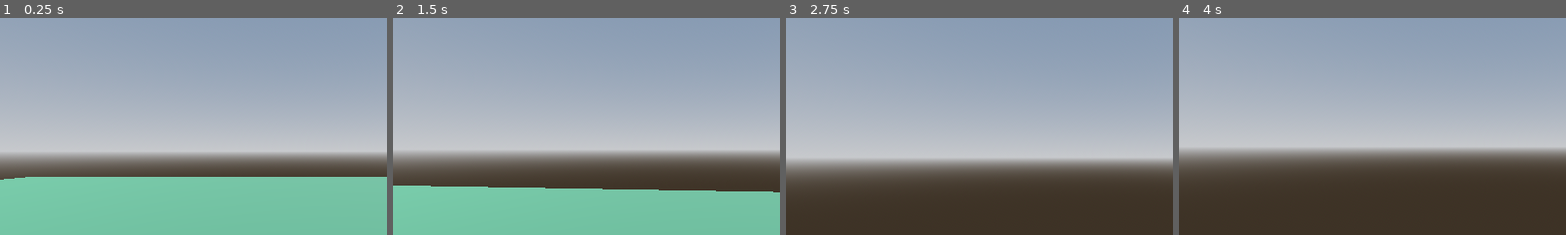
Above: before the commit, frames 1-4 (left to right).
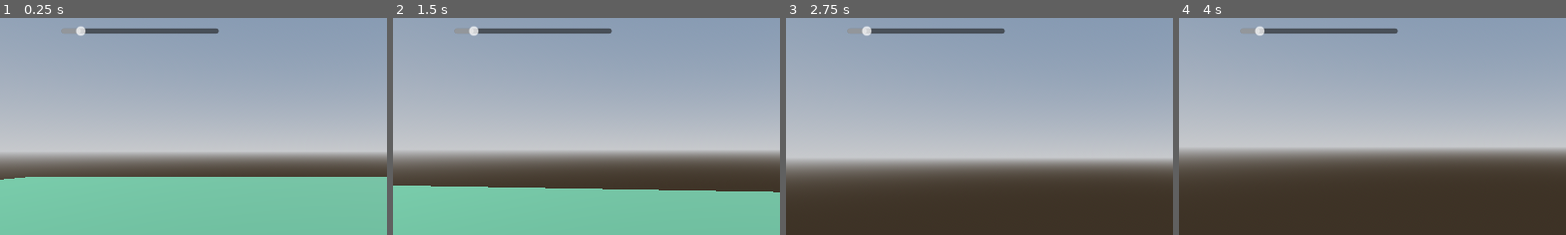
Above: after the commit, the same moments.

Repository: christian-suar/eyes-unseen
Game: Godot game, scene res://scenes/game.tscn
The game is run twice, just before and just after one commit, with the same random seed, the same clock (stepped at 60 frames per second) and the same inputs. Before the commit the project starts from res://scenes/house.tscn.
Inputs (mouse positions are % of the whole screen's width and height, from its top left):
- Up to frame 1 (0.25 s): no input
- Up to frame 2 (1.5 s): tap Enter at 0.5 s; move the mouse to (55, 50) at 0.52 s; hold W (move_forward) from 0.53 s (still down); click (55, 50) at 0.6 s; tap Space (jump) at 0.77 s; move the mouse to (45, 50) at 1.27 s; tap Shift (sprint) at 1.35 s
- Up to frame 3 (2.75 s): keep holding W (move_forward); tap Space (jump) at 1.52 s; move the mouse to (52, 48) at 2.02 s; click (52, 48) at 2.1 s
- Up to frame 4 (4 s): keep holding W (move_forward); move the mouse to (49, 52) at 2.77 s; tap Shift (sprint) at 2.85 s; tap Space (jump) at 3.02, 3.5, 3.77 s; move the mouse to (57, 51) at 3.52 s; click (57, 51) at 3.6 s
The pictures show only the part of the screen within x 9-59%, y 19-69%; the shares and areas given below are measured in that part.

The runs differ from the first frame. In frame 1, 0.9% of the frame differs, in the area x 15-57%, y 3-9%; in frame 2, 0.9%; in frame 3, 0.9%; in frame 4, 0.9%.

Commit message:
pause menu start
adding pause menu to help debug things or something along those lines

Diff:
--- a/material/shape_blur.tscn
+++ /dev/null
@@ -1,18 +0,0 @@
-[gd_scene load_steps=4 format=3 uid="uid://c5p5b7uarlnhe"]
-
-[ext_resource type="Shader" path="res://transparency.gdshader" id="1_qg3xi"]
-
-[sub_resource type="ShaderMaterial" id="ShaderMaterial_1kiyg"]
-render_priority = 0
-shader = ExtResource("1_qg3xi")
-
-[sub_resource type="SphereMesh" id="SphereMesh_0rit6"]
-material = SubResource("ShaderMaterial_1kiyg")
-
-[node name="material" type="Node3D"]
-
-[node name="MeshInstance3D" type="MeshInstance3D" parent="."]
-transparency = 1.0
-cast_shadow = 0
-gi_mode = 0
-mesh = SubResource("SphereMesh_0rit6")
--- a/project.godot
+++ b/project.godot
@@ -11,7 +11,7 @@
 [application]
 
 config/name="eyes-unseen"
-run/main_scene="res://scenes/house.tscn"
+run/main_scene="res://scenes/game.tscn"
 config/features=PackedStringArray("4.2", "GL Compatibility")
 config/icon="res://icon.svg"
 
@@ -52,6 +52,10 @@
 "events": [Object(InputEventMouseButton,"resource_local_to_scene":false,"resource_name":"","device":-1,"window_id":0,"a …(257 unchanged characters)…
 ]
 }
+pause={
+"deadzone": 0.5,
+"events": []
+}
 
 [rendering]
 
--- /dev/null
+++ b/scenes/ResumeButton.gd
@@ -0,0 +1,11 @@
+extends Button
+
+
+# Called when the node enters the scene tree for the first time.
+func _ready():
+	pass # Replace with function body.
+
+
+# Called every frame. 'delta' is the elapsed time since the previous frame.
+func _process(delta):
+	pass
--- /dev/null
+++ b/scenes/game.gd
@@ -0,0 +1,33 @@
+extends Node3D
+
+
+# Called when the node enters the scene tree for the first time.
+func _ready():
+	pass # Replace with function body.
+
+func _input(event):
+	if event.is_action_pressed("ui_cancel"):
+
+		# Toggle pause mode when the user presses the pause key (e.g., Esc)
+		_toggle_pause_menu(show)
+		get_tree().paused = !get_tree().paused
+
+
+
+func _toggle_pause_menu(show):
+
+	Input.set_mouse_mode(Input.MOUSE_MODE_VISIBLE)
+
+	if show:
+		var pause_menu = preload("res://scenes/pause_menu.tscn").instantiate()
+		add_child(pause_menu)
+
+	else:
+		# Remove the pause menu (if it exists)
+		var existing_pause_menu = get_node("PauseMenu")
+		if existing_pause_menu:
+			existing_pause_menu.queue_free()
+
+# Called every frame. 'delta' is the elapsed time since the previous frame.
+func _process(delta):
+	pass
--- /dev/null
+++ b/scenes/game.tscn
@@ -0,0 +1,28 @@
+[gd_scene load_steps=4 format=3 uid="uid://bbigl8dbutoa2"]
+
+[ext_resource type="Script" path="res://scenes/game.gd" id="1_5fhw6"]
+[ext_resource type="PackedScene" uid="uid://doxlf84fpy8ko" path="res://scenes/temp_player.tscn" id="2_fd825"]
+
+[sub_resource type="StandardMaterial3D" id="StandardMaterial3D_eohih"]
+albedo_color = Color(0.211765, 0.360784, 0.27451, 1)
+emission = Color(0.937255, 0.937255, 0.937255, 1)
+emission_energy_multiplier = 3.7
+
+[node name="Game" type="Node3D"]
+script = ExtResource("1_5fhw6")
+
+[node name="DirectionalLight3D" type="DirectionalLight3D" parent="."]
+transform = Transform3D(-0.866025, -0.433013, 0.25, 0, 0.5, 0.866025, -0.5, 0.75, -0.433013, 0, 0, 0)
+shadow_enabled = true
+
+[node name="CSGBox3DFloor" type="CSGBox3D" parent="."]
+transform = Transform3D(1, 0, 0, 0, 1, 0, 0, 0, 1, 0, -0.463539, 0)
+material_override = SubResource("StandardMaterial3D_eohih")
+use_collision = true
+size = Vector3(32, 1, 32)
+
+[node name="TempPlayer" parent="." instance=ExtResource("2_fd825")]
+transform = Transform3D(1, 0, 0, 0, 1, 0, 0, 0, 1, 0, 1, 0)
+
+[node name="CSGBox3D" type="CSGBox3D" parent="."]
+transform = Transform3D(1, 0, 0, 0, 1, 0, 0, 0, 1, 4.33119, 2.77692, -1.55242)
--- a/scenes/house.tscn
+++ /dev/null
@@ -1,48 +0,0 @@
-[gd_scene load_steps=7 format=3 uid="uid://bbigl8dbutoa2"]
-
-[ext_resource type="PackedScene" uid="uid://doxlf84fpy8ko" path="res://scenes/temp_player.tscn" id="1_faaw3"]
-
-[sub_resource type="ProceduralSkyMaterial" id="ProceduralSkyMaterial_pehuq"]
-sky_horizon_color = Color(0.64625, 0.65575, 0.67075, 1)
-ground_horizon_color = Color(0.64625, 0.65575, 0.67075, 1)
-
-[sub_resource type="Sky" id="Sky_f5156"]
-sky_material = SubResource("ProceduralSkyMaterial_pehuq")
-
-[sub_resource type="Environment" id="Environment_dpu7k"]
-background_mode = 2
-sky = SubResource("Sky_f5156")
-tonemap_mode = 2
-
-[sub_resource type="CameraAttributesPractical" id="CameraAttributesPractical_wxuh5"]
-dof_blur_far_enabled = true
-dof_blur_far_distance = 2.3
-dof_blur_near_distance = 4.18
-dof_blur_amount = 0.15
-
-[sub_resource type="StandardMaterial3D" id="StandardMaterial3D_eohih"]
-albedo_color = Color(0.211765, 0.360784, 0.27451, 1)
-emission = Color(0.937255, 0.937255, 0.937255, 1)
-emission_energy_multiplier = 3.7
-
-[node name="TestingArea" type="Node3D"]
-
-[node name="DirectionalLight3D" type="DirectionalLight3D" parent="."]
-transform = Transform3D(-0.866025, -0.433013, 0.25, 0, 0.5, 0.866025, -0.5, 0.75, -0.433013, 0, 0, 0)
-shadow_enabled = true
-
-[node name="WorldEnvironment" type="WorldEnvironment" parent="."]
-environment = SubResource("Environment_dpu7k")
-camera_attributes = SubResource("CameraAttributesPractical_wxuh5")
-
-[node name="CSGBox3DFloor" type="CSGBox3D" parent="."]
-transform = Transform3D(1, 0, 0, 0, 1, 0, 0, 0, 1, 0, -0.463539, 0)
-material_override = SubResource("StandardMaterial3D_eohih")
-use_collision = true
-size = Vector3(32, 1, 32)
-
-[node name="TempPlayer" parent="." instance=ExtResource("1_faaw3")]
-transform = Transform3D(1, 0, 0, 0, 1, 0, 0, 0, 1, 0, 1, 0)
-
-[node name="CSGBox3D" type="CSGBox3D" parent="."]
-transform = Transform3D(1, 0, 0, 0, 1, 0, 0, 0, 1, 4.33119, 2.77692, -1.55242)
--- /dev/null
+++ b/scenes/pause_menu.gd
@@ -0,0 +1,20 @@
+extends Control
+
+
+# Called when the node enters the scene tree for the first time.
+func _ready():
+	pass # Replace with function body.
+
+
+# Called every frame. 'delta' is the elapsed time since the previous frame.
+func _process(delta):
+	pass
+
+
+func _on_resume_button_pressed():
+
+	get_tree().paused = false
+
+
+func _on_exit_button_pressed():
+	get_tree().quit()
--- /dev/null
+++ b/scenes/pause_menu.tscn
@@ -0,0 +1,63 @@
+[gd_scene load_steps=2 format=3 uid="uid://ckv8rcvtsmmsm"]
+
+[ext_resource type="Script" path="res://scenes/pause_menu.gd" id="1_uxbfk"]
+
+[node name="PauseMenu" type="Control"]
+process_mode = 2
+layout_mode = 3
+anchors_preset = 15
+anchor_right = 1.0
+anchor_bottom = 1.0
+grow_horizontal = 2
+grow_vertical = 2
+script = ExtResource("1_uxbfk")
+
+[node name="Panel" type="Panel" parent="."]
+layout_mode = 1
+anchors_preset = 8
+anchor_left = 0.5
+anchor_top = 0.5
+anchor_right = 0.5
+anchor_bottom = 0.5
+offset_left = -288.0
+offset_top = -216.0
+offset_right = 288.0
+offset_bottom = 216.0
+grow_horizontal = 2
+grow_vertical = 2
+
+[node name="VBoxContainer" type="VBoxContainer" parent="Panel"]
+layout_mode = 1
+anchors_preset = 8
+anchor_left = 0.5
+anchor_top = 0.5
+anchor_right = 0.5
+anchor_bottom = 0.5
+offset_left = -138.0
+offset_top = -56.0
+offset_right = 138.0
+offset_bottom = 56.0
+grow_horizontal = 2
+grow_vertical = 2
+alignment = 1
+
+[node name="Label" type="Label" parent="Panel/VBoxContainer"]
+layout_mode = 2
+size_flags_horizontal = 4
+theme_override_font_sizes/font_size = 64
+text = "- PAUSE -"
+horizontal_alignment = 1
+
+[node name="ResumeButton" type="Button" parent="Panel/VBoxContainer"]
+layout_mode = 2
+theme_override_font_sizes/font_size = 40
+text = "RESUME"
+
+[node name="ExitButton" type="Button" parent="Panel/VBoxContainer"]
+layout_mode = 2
+theme_override_font_sizes/font_size = 40
+text = "EXIT
+"
+
+[connection signal="pressed" from="Panel/VBoxContainer/ResumeButton" to="." method="_on_resume_button_pressed"]
+[connection signal="pressed" from="Panel/VBoxContainer/ExitButton" to="." method="_on_exit_button_pressed"]
--- a/scenes/temp_player.tscn
+++ b/scenes/temp_player.tscn
@@ -1,6 +1,22 @@
-[gd_scene load_steps=4 format=3 uid="uid://doxlf84fpy8ko"]
+[gd_scene load_steps=9 format=3 uid="uid://doxlf84fpy8ko"]
 
 [ext_resource type="Script" path="res://temp_player.gd" id="1_ofada"]
+[ext_resource type="PackedScene" uid="uid://cp1ndlafsq2mm" path="res://sliders/blur_slider.tscn" id="2_88nkq"]
+
+[sub_resource type="ProceduralSkyMaterial" id="ProceduralSkyMaterial_ut32g"]
+sky_horizon_color = Color(0.64625, 0.65575, 0.67075, 1)
+ground_horizon_color = Color(0.64625, 0.65575, 0.67075, 1)
+
+[sub_resource type="Sky" id="Sky_u48eg"]
+sky_material = SubResource("ProceduralSkyMaterial_ut32g")
+
+[sub_resource type="Environment" id="Environment_3p3a2"]
+background_mode = 2
+sky = SubResource("Sky_u48eg")
+tonemap_mode = 2
+
+[sub_resource type="CameraAttributesPractical" id="CameraAttributesPractical_tuqe8"]
+dof_blur_far_enabled = true
 
 [sub_resource type="CapsuleMesh" id="CapsuleMesh_b1fkt"]
 
@@ -9,6 +25,10 @@
 
 [node name="TempPlayer" type="CharacterBody3D"]
 script = ExtResource("1_ofada")
+
+[node name="WorldEnvironment" type="WorldEnvironment" parent="."]
+environment = SubResource("Environment_3p3a2")
+camera_attributes = SubResource("CameraAttributesPractical_tuqe8")
 
 [node name="MeshInstance3D" type="MeshInstance3D" parent="."]
 mesh = SubResource("CapsuleMesh_b1fkt")
@@ -20,3 +40,7 @@
 transform = Transform3D(1, 0, 0, 0, 1, 0, 0, 0, 1, 0, 0.464368, 0)
 
 [node name="Camera3D" type="Camera3D" parent="Node3D"]
+far = 2000.0
+
+[node name="BlurSlider" parent="." instance=ExtResource("2_88nkq")]
+position = Vector2(1096, 402)
--- a/shape_blur.tscn
+++ /dev/null
@@ -1,14 +0,0 @@
-[gd_scene load_steps=2 format=3 uid="uid://dr7gp2254ar6c"]
-
-[sub_resource type="StandardMaterial3D" id="StandardMaterial3D_oj3os"]
-transparency = 1
-albedo_color = Color(1, 1, 1, 0.345098)
-
-[node name="ShapeBlur" type="Node3D"]
-
-[node name="CSGBox3D2" type="CSGBox3D" parent="."]
-cast_shadow = 0
-gi_mode = 0
-calculate_tangents = false
-flip_faces = true
-material = SubResource("StandardMaterial3D_oj3os")
--- /dev/null
+++ b/sliders/blur_slider.tscn
@@ -0,0 +1,15 @@
+[gd_scene format=3 uid="uid://cp1ndlafsq2mm"]
+
+[node name="BlurSlider" type="Node2D"]
+
+[node name="CanvasLayer" type="CanvasLayer" parent="."]
+
+[node name="HSlider" type="HSlider" parent="CanvasLayer"]
+offset_left = 195.0
+offset_top = 137.0
+offset_right = 429.0
+offset_bottom = 153.0
+min_value = 0.01
+max_value = 10.0
+step = 0.01
+value = 1.0
--- a/transparency.gdshader
+++ /dev/null
@@ -1,16 +0,0 @@
-shader_type spatial;
-
-void vertex() {
-	// Called for every vertex the material is visible on.
-}
-
-void fragment() {
-	ALPHA = 0.3
-
-	;
-}
-
-//void light() {
-	// Called for every pixel for every light affecting the material.
-	// Uncomment to replace the default light processing function with this one.
-//}
